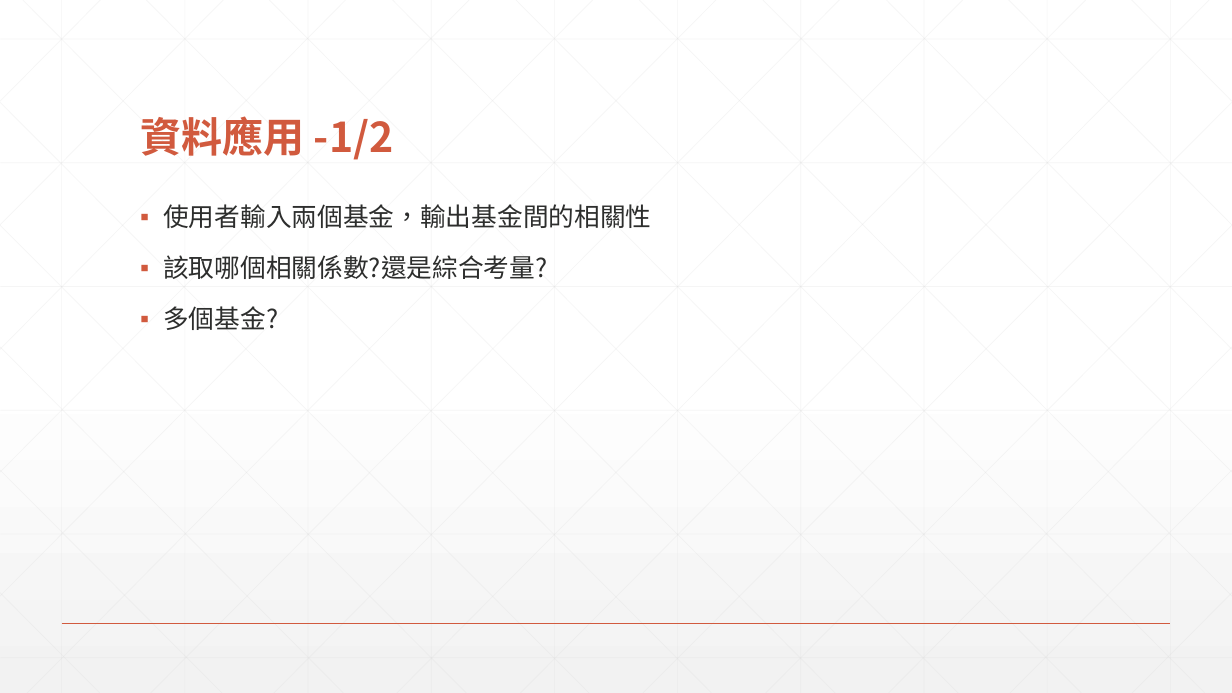
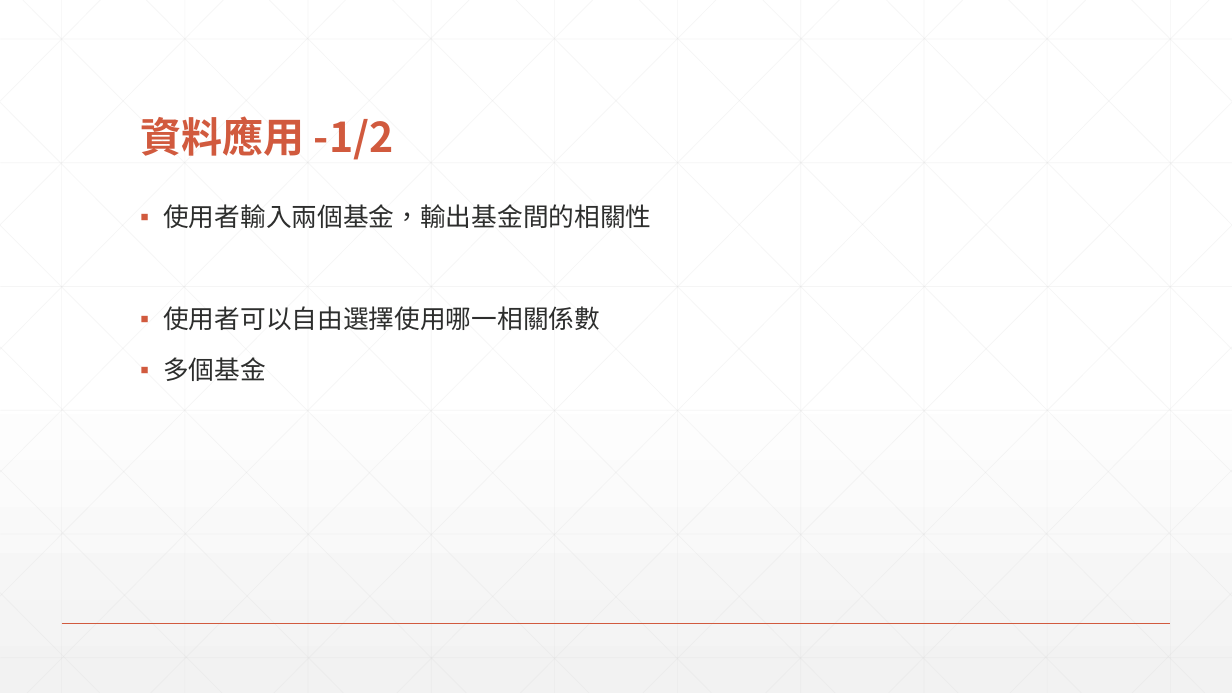
Before and after one commit to satai1919/Fintech_textmining_machinelearning, a slide deck: slide 6 of 流程介紹.pptx. Drawn at 1232x693 pixels with LibreOffice and Linux fonts; fonts in the diff are those of the drawing. Boxes give left, top, right and bottom in pixels: in the first picture for what was removed or moved away, otherwise in the second. Text is boxed around its words. In the diff, an @@ line names an element or a change of style, - is before the commit and + after.

```diff
--- a/流程介紹.pptx
+++ b/流程介紹.pptx
@@ text at [163, 306, 600, 381]: text changed @@
-▪ 該取哪個相關係數?還是綜合考量?
-▪ 多個基金?
+▪ 使用者可以自由選擇使用哪一相關係數
+▪ 多個基金
```
